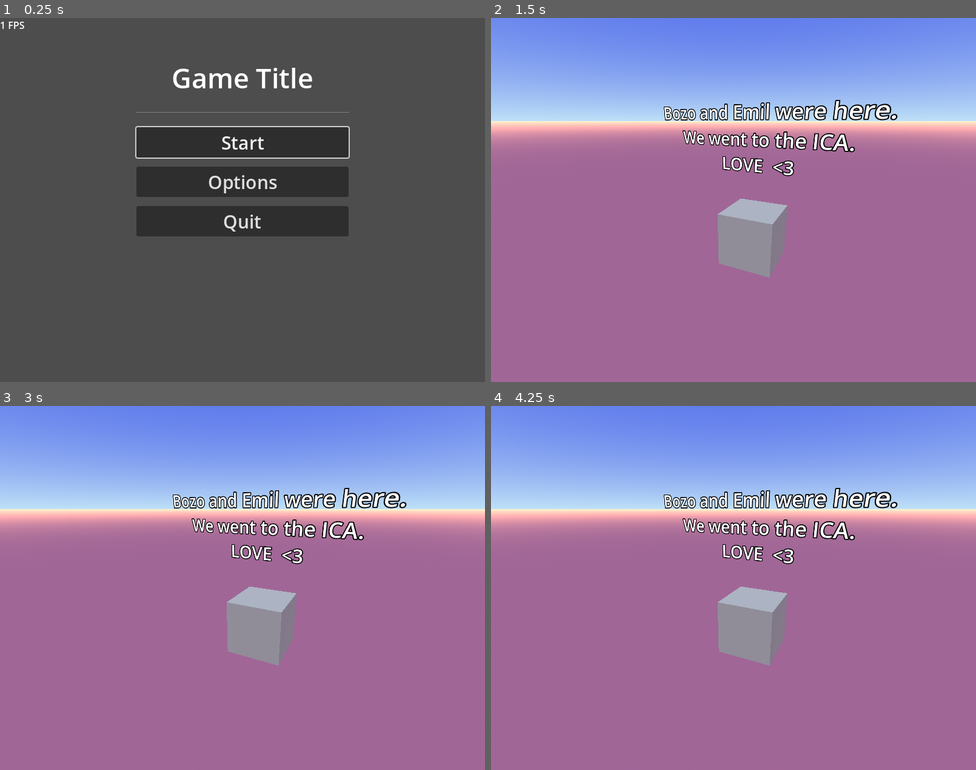
Above: before the commit, frames 1-4 (two rows, left to right).
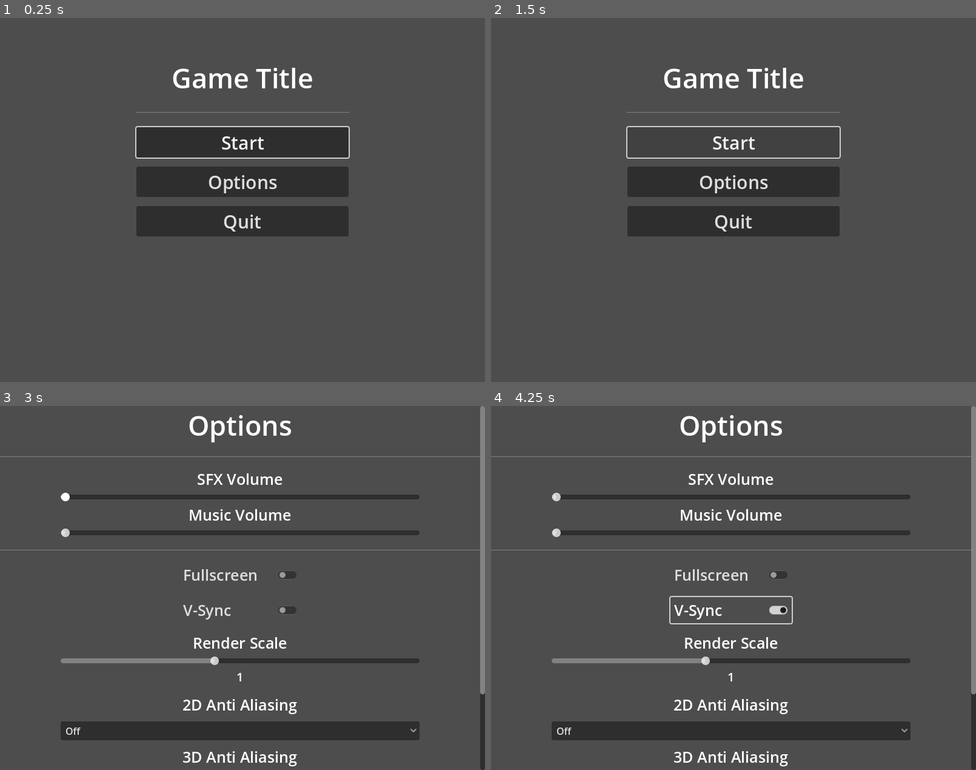
Above: after the commit, the same moments.

Repository: SavoVuksan/EasyMenus
Game: Godot game, scene res://Scenes/main_menu.tscn
Two runs of this game, one before a commit and one after it. Both use one fixed random seed, a clock stepped at 60 frames per second and the inputs below.
Inputs (mouse positions are in pixels of both pictures, inside the frame that each line leads up to):
- Up to frame 1 (0.25 s): no input
- Up to frame 2 (1.5 s): click "Start" at 0.5 s; click (733, 141) at 1.25 s, where only the run after the commit has a clickable "Start"
- Up to frame 3 (3 s): click (242, 529) at 2 s, where only the run after the commit has a clickable "Start"; click (242, 569) at 2.75 s, where only the run after the commit has a clickable "Options"
- Up to frame 4 (4.25 s): click (733, 609) at 3.5 s, where only the run after the commit has a clickable "V-Sync"

The runs differ from the first frame. In frame 1, less than 0.1% of the frame differs, in the area x 0-5%, y 1-3%; in frame 2, 100%; in frame 3, 100%, in the area x 0-100%, y 0-100%; in frame 4, 100%.

Commit message:
Removed test 3d scene

Diff:
--- a/Scenes/main_menu.tscn
+++ b/Scenes/main_menu.tscn
@@ -1,21 +1,7 @@
-[gd_scene load_steps=4 format=3 uid="uid://yla45juq1i8g"]
+[gd_scene load_steps=3 format=3 uid="uid://yla45juq1i8g"]
 
 [ext_resource type="Script" path="res://Scripts/main_menu_controller.gd" id="1_00qpk"]
 [ext_resource type="PackedScene" uid="uid://ifbncut80b7x" path="res://Scenes/options_menu.tscn" id="2_5k7rh"]
-
-[sub_resource type="GDScript" id="GDScript_d3yrm"]
-script/source = "extends Label
-
-
-# Called when the node enters the scene tree for the first time.
-func _ready():
-	pass # Replace with function body.
-
-
-# Called every frame. 'delta' is the elapsed time since the previous frame.
-func _process(delta):
-	text = str(Engine.get_frames_per_second(),\" FPS\")
-"
 
 [node name="MainMenu" type="Control"]
 layout_mode = 3
@@ -28,6 +14,7 @@
 
 [node name="Content" type="VBoxContainer" parent="."]
 unique_name_in_owner = true
+layout_mode = 1
 anchors_preset = 5
 anchor_left = 0.5
 anchor_right = 0.5
@@ -40,6 +27,7 @@
 metadata/_edit_group_ = true
 
 [node name="Title" type="Label" parent="Content"]
+layout_mode = 2
 offset_right = 350.0
 offset_bottom = 66.0
 theme_override_font_sizes/font_size = 45
@@ -48,6 +36,7 @@
 
 [node name="HSeparator" type="HSeparator" parent="Content"]
 custom_minimum_size = Vector2i(0, 20)
+layout_mode = 2
 offset_top = 81.0
 offset_right = 350.0
 offset_bottom = 101.0
@@ -55,6 +44,7 @@
 [node name="StartGameButton" type="Button" parent="Content"]
 unique_name_in_owner = true
 custom_minimum_size = Vector2i(350, 0)
+layout_mode = 2
 offset_top = 116.0
 offset_right = 350.0
 offset_bottom = 166.0
@@ -68,6 +58,7 @@
 
 [node name="OptionsButton" type="Button" parent="Content"]
 custom_minimum_size = Vector2i(350, 0)
+layout_mode = 2
 offset_top = 181.0
 offset_right = 350.0
 offset_bottom = 231.0
@@ -81,6 +72,7 @@
 
 [node name="QuitButton" type="Button" parent="Content"]
 custom_minimum_size = Vector2i(350, 0)
+layout_mode = 2
 offset_top = 246.0
 offset_right = 350.0
 offset_bottom = 296.0
@@ -95,14 +87,8 @@
 [node name="OptionsMenu" parent="." instance=ExtResource("2_5k7rh")]
 unique_name_in_owner = true
 visible = false
+layout_mode = 1
 
-[node name="FPS" type="Label" parent="."]
-offset_right = 40.0
-offset_bottom = 23.0
-text = "60 FPS"
-script = SubResource("GDScript_d3yrm")
-
-[connection signal="pressed" from="Content/StartGameButton" to="." method="load_3d_scene"]
 [connection signal="pressed" from="Content/OptionsButton" to="." method="open_options"]
 [connection signal="pressed" from="Content/QuitButton" to="." method="quit"]
 [connection signal="close" from="OptionsMenu" to="." method="close_options"]
--- a/Scenes/pause_menu.tscn
+++ b/Scenes/pause_menu.tscn
@@ -15,7 +15,6 @@
 
 [node name="Content" type="VBoxContainer" parent="."]
 unique_name_in_owner = true
-layout_mode = 1
 anchors_preset = 15
 anchor_right = 1.0
 anchor_bottom = 1.0
@@ -24,7 +23,6 @@
 theme_override_constants/separation = 15
 
 [node name="PauseMenuLabel" type="Label" parent="Content"]
-layout_mode = 2
 offset_right = 800.0
 offset_bottom = 66.0
 theme_override_font_sizes/font_size = 45
@@ -33,7 +31,6 @@
 
 [node name="HSeparator" type="HSeparator" parent="Content"]
 custom_minimum_size = Vector2i(0, 20)
-layout_mode = 2
 offset_top = 81.0
 offset_right = 800.0
 offset_bottom = 101.0
@@ -41,7 +38,6 @@
 [node name="ResumeGameButton" type="Button" parent="Content"]
 unique_name_in_owner = true
 custom_minimum_size = Vector2i(350, 0)
-layout_mode = 2
 offset_left = 225.0
 offset_top = 116.0
 offset_right = 575.0
@@ -52,7 +48,6 @@
 
 [node name="OptionsButton" type="Button" parent="Content"]
 custom_minimum_size = Vector2i(350, 0)
-layout_mode = 2
 offset_left = 225.0
 offset_top = 181.0
 offset_right = 575.0
@@ -63,7 +58,6 @@
 
 [node name="BackToMenuButton" type="Button" parent="Content"]
 custom_minimum_size = Vector2i(350, 0)
-layout_mode = 2
 offset_left = 225.0
 offset_top = 246.0
 offset_right = 575.0
@@ -74,7 +68,6 @@
 
 [node name="QuitButton" type="Button" parent="Content"]
 custom_minimum_size = Vector2i(350, 0)
-layout_mode = 2
 offset_left = 225.0
 offset_top = 311.0
 offset_right = 575.0
@@ -86,7 +79,6 @@
 [node name="OptionsMenu" parent="." instance=ExtResource("2_je2xq")]
 unique_name_in_owner = true
 visible = false
-layout_mode = 1
 
 [connection signal="pressed" from="Content/ResumeGameButton" to="." method="_on_resume_game_button_pressed"]
 [connection signal="pressed" from="Content/OptionsButton" to="." method="_on_options_button_pressed"]
--- a/Scripts/main_menu_controller.gd
+++ b/Scripts/main_menu_controller.gd
@@ -19,8 +19,3 @@
 	content.show();
 	start_game_button.grab_focus()
 	options_menu.hide()
-
-
-# Just a test remove when not needed anymore
-func load_3d_scene():
-	get_tree().change_scene_to_file("res://Scenes/test_3d_scene.tscn")
Not shown: 1 places in Scenes/test_3d_scene.tscn that only renumber resources
